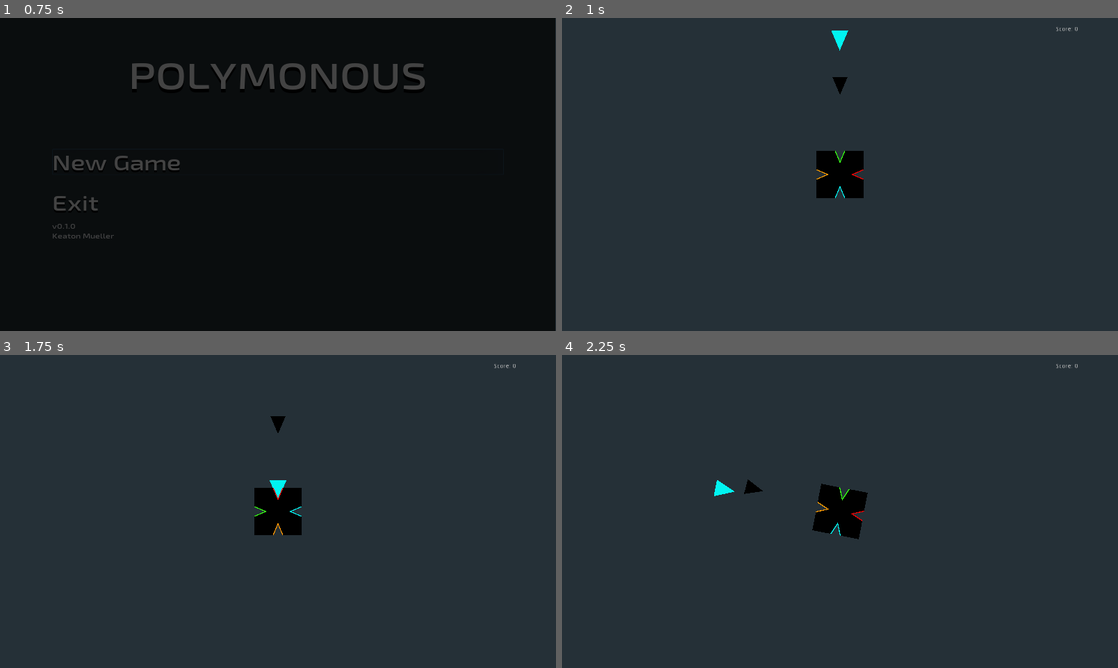
Above: before the commit, frames 1-4 (two rows, left to right).
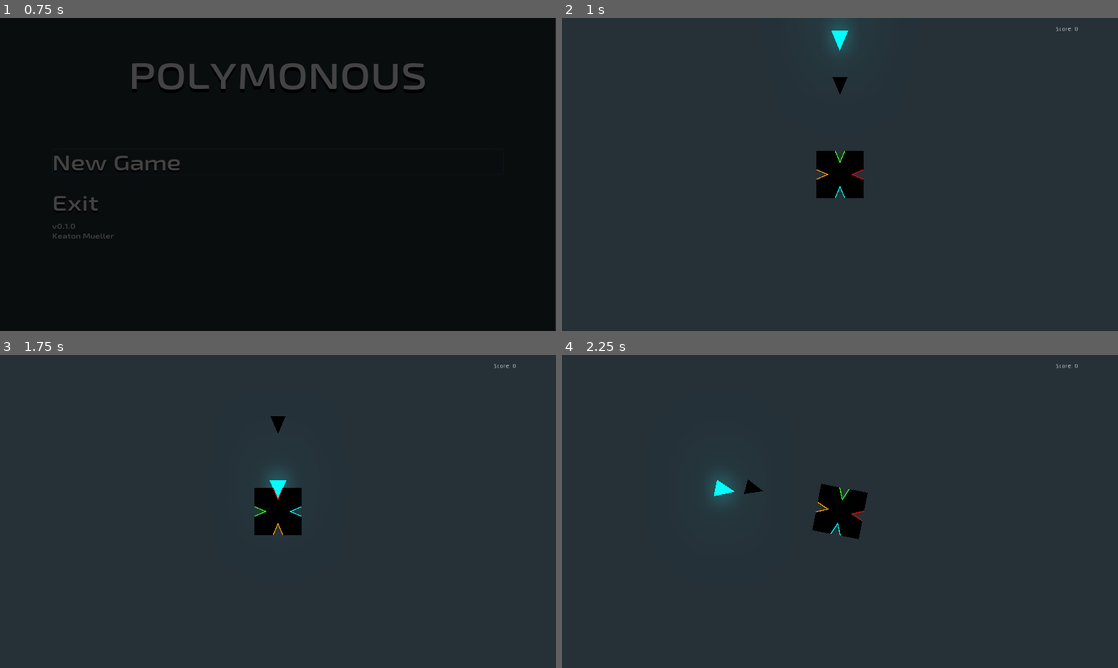
Above: after the commit, the same moments.

Repository: KeatonMueller/polymonous
Game: Godot game, scene res://Scenes/Title/TitleScreen.tscn
Two runs of this game, one before a commit and one after it. Both use one fixed random seed, a clock stepped at 60 frames per second and the inputs below.
Inputs:
- Up to frame 1 (0.75 s): click "New Game" at 0.5 s
- Up to frame 2 (1 s): no input
- Up to frame 3 (1.75 s): tap Enter (new_game) at 1.25 s; hold Right (rot_right) from 1.28 s (still down); tap S (drop) at 1.35 s
- Up to frame 4 (2.25 s): tap Space at 2 s; release Right (rot_right) at 2.03 s; hold Left (rot_left) from 2.03 s (still down); tap Enter (new_game) at 2.1 s

Frame 1 is identical in both runs. In frame 2, 0.2% of the frame differs, in the area x 48-52%, y 1-11%; in frame 3, less than 0.1%; in frame 4, 0.2%.

Commit message:
add glow effect

Diff:
--- a/Scenes/Main/MainScene.tscn
+++ b/Scenes/Main/MainScene.tscn
@@ -1,7 +1,12 @@
-[gd_scene load_steps=3 format=2]
+[gd_scene load_steps=4 format=2]
 
 [ext_resource path="res://Scenes/Main/ScoreLabel.gd" type="Script" id=1]
 [ext_resource path="res://Scenes/Main/MainScene.gd" type="Script" id=2]
+
+[sub_resource type="Environment" id=1]
+background_mode = 4
+glow_enabled = true
+glow_strength = 0.8
 
 [node name="MainScene" type="Node2D"]
 script = ExtResource( 2 )
@@ -85,6 +90,9 @@
 __meta__ = {
 "_edit_use_anchors_": false
 }
+
+[node name="WorldEnvironment" type="WorldEnvironment" parent="."]
+environment = SubResource( 1 )
 [connection signal="tween_all_completed" from="Tween" to="." method="_on_Tween_tween_all_completed"]
 [connection signal="tween_completed" from="Tween" to="." method="_on_Tween_tween_completed"]
 [connection signal="timeout" from="Timer" to="." method="_on_Timer_timeout"]
--- a/Scenes/Triangle/Triangle.gd
+++ b/Scenes/Triangle/Triangle.gd
@@ -181,6 +181,9 @@
 		sprite = get_node("Sprite")
 	sprite.texture = load("res://Textures/Triangle/triangle_" + str(val) + ".svg")
 	value = val
+	modulate.r = C.MODULATIONS[val].r
+	modulate.g = C.MODULATIONS[val].g
+	modulate.b = C.MODULATIONS[val].b
 
 func _on_AnimationPlayer_animation_finished(_anim_name):
 	if not is_guide:
--- a/Utils/Constants.gd
+++ b/Utils/Constants.gd
@@ -12,13 +12,14 @@
 	ACTION.Right: 1
 }
 
-const COLORS: Dictionary = {
-    0: Color("65ebff"),
-    1: Color("ff6482"),
-    2: Color("53ff33"),
-    3: Color("e88bdf"),
-    4: Color("ba9aff"),
-    5: Color("ff00ff"),
+# modulation values for each sprite's glow
+const MODULATIONS: Dictionary = {
+    0: { "r": 2, "g": 2, "b": 2 },
+    1: { "r": 2, "g": 2, "b": 2 },
+    2: { "r": 2, "g": 2, "b": 2 },
+    3: { "r": 3, "g": 1.1, "b": 0 },
+    4: { "r": 2, "g": 2, "b": 2 },
+    5: { "r": 1, "g": 3, "b": 3 },
 }
 
 # reasons the timer might expire
